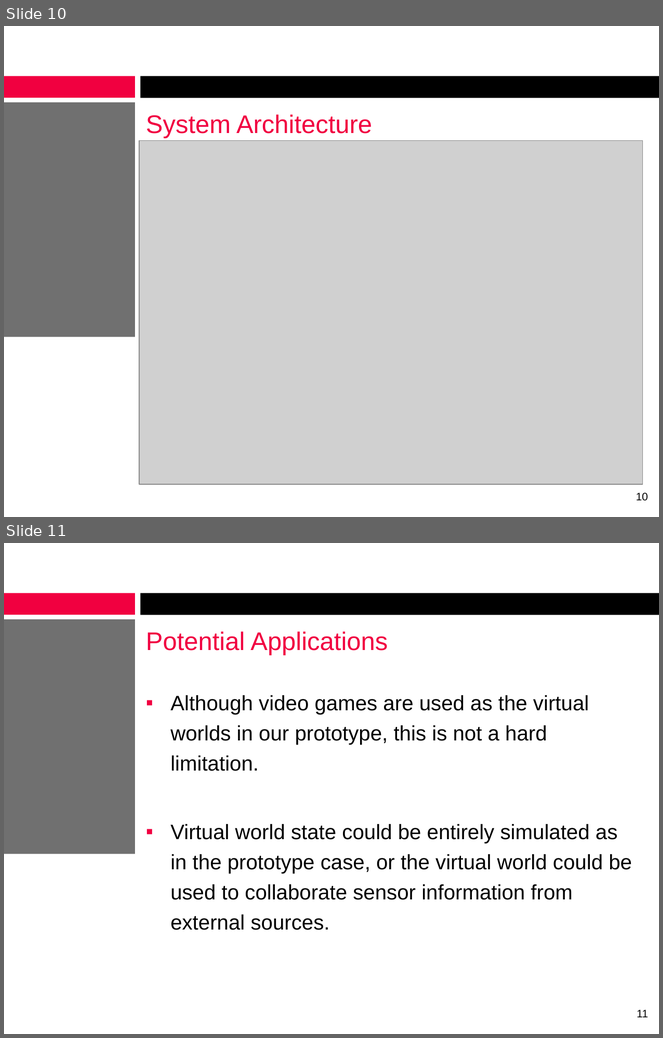
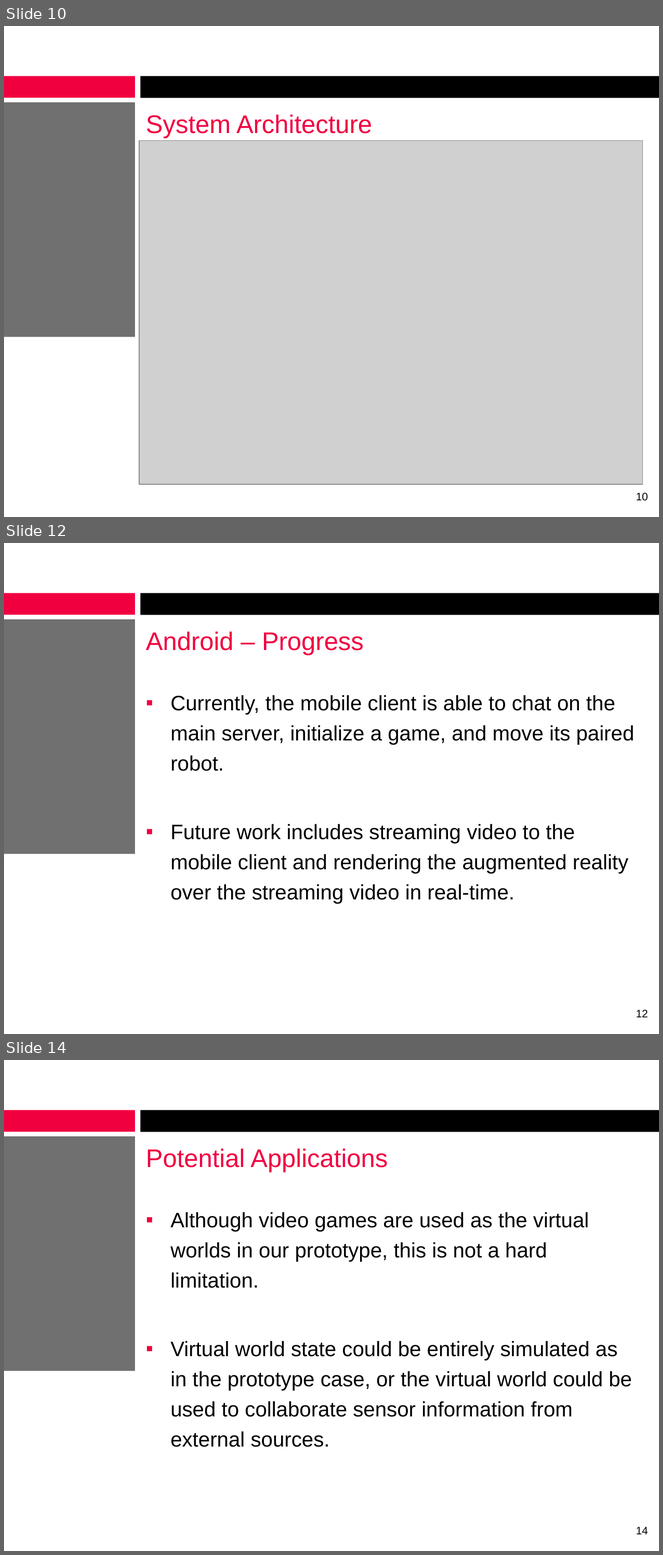
Before and after one commit to alexcraig/RoboWars, a slide deck: docs/presentation_slides/RoboWarsPresentation_AlexCraig.pptx. Shown one above the other, each under a label of ours: slides 10 and 11 before the commit, slides 10, 12 and 14 after it; the slides between them are not shown. The pictures are 663x1038 and 663x1555 pixels, drawn with LibreOffice and Linux fonts; fonts in the diff are those of the drawing; grey boxes stand for pictures; background and template pictures are left out. Boxes give left, top, right and bottom in pixels: in the first picture for what was removed or moved away, otherwise in the second. Text is boxed around its words. In the diff, an @@ line names an element or a change of style, - is before the commit and + after.

```diff
--- a/docs/presentation_slides/RoboWarsPresentation_AlexCraig.pptx
+++ b/docs/presentation_slides/RoboWarsPresentation_AlexCraig.pptx
@@ slide 12 added at box(4, 543, 659, 1034), background #FFFFFF; not listed: 3 template elements that a slide beside it also shows @@
@@ title added at box(146, 631, 364, 655), 28 pt, text #F10040 @@
+Android – Progress
@@ text added at box(170, 695, 635, 904), 23 pt, text #000000 @@
+▪ Currently, the mobile client is able to chat on the main server, initialize a game, and move its paired robot.
+▪ Future work includes streaming video to the mobile client and rendering the augmented reality over the streaming video in real-time.
@@ page number added at box(636, 1010, 648, 1018), 12 pt, text #000000 @@
+12
@@ what was slide 11 is now slide 14 @@
@@ page number at box(636, 1527, 648, 1535): text changed @@
-11
+14
```
Also in this commit, not shown: 2 slides changed, 2 other slides added.
